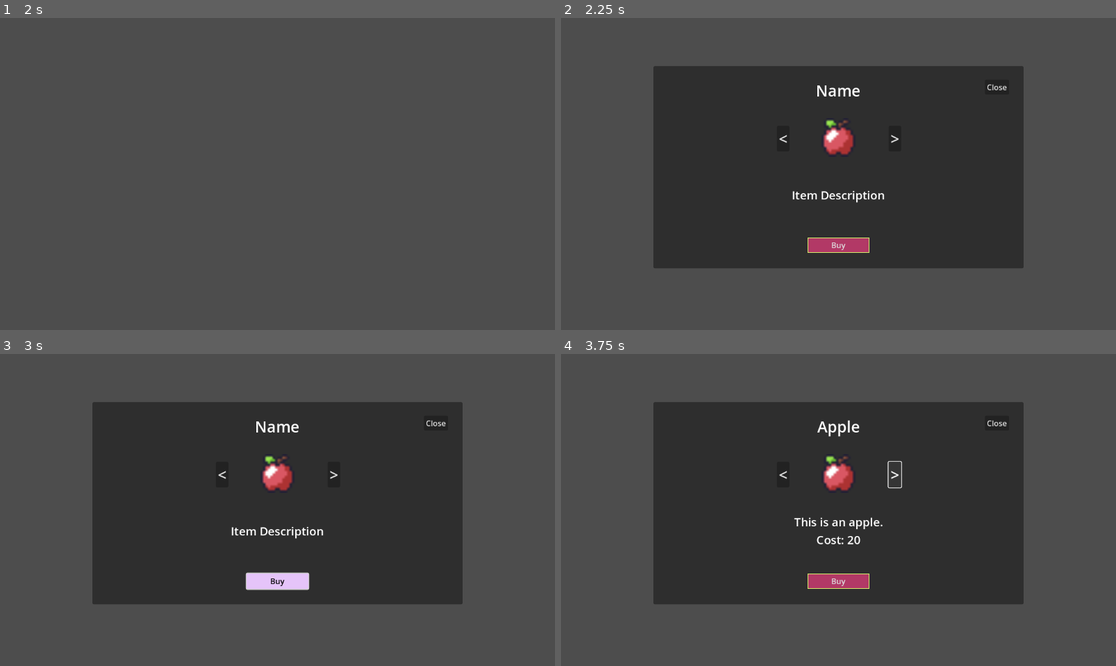
Above: before the commit, frames 1-4 (two rows, left to right).
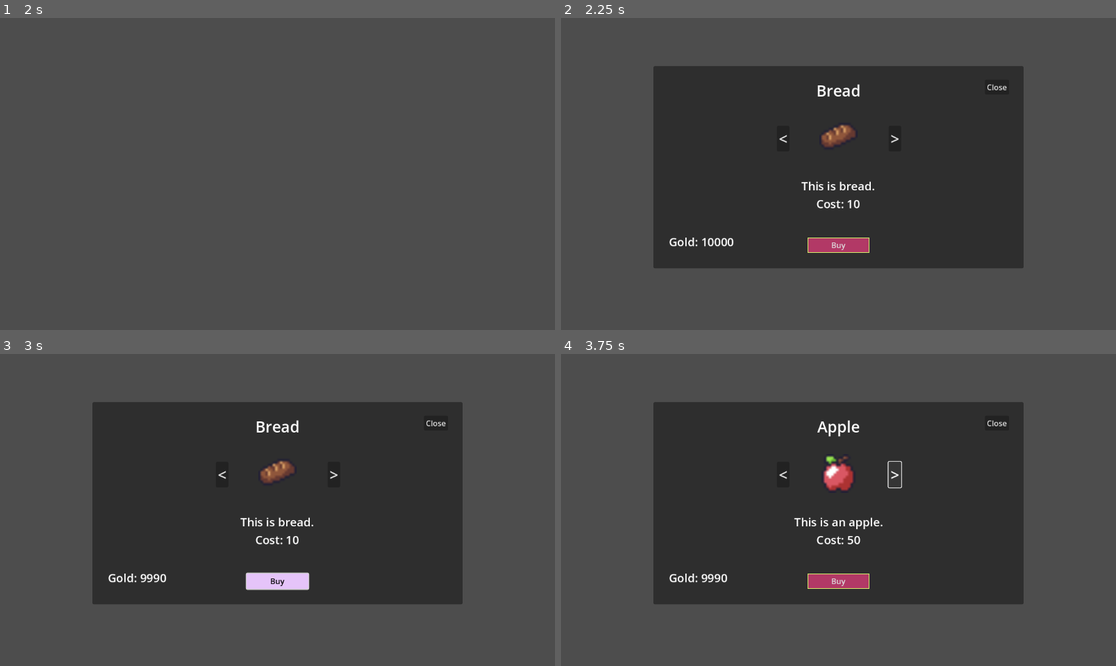
Above: after the commit, the same moments.

Repository: nsccs/bachelors-workshop-fall-2024
Game: Godot game, scene res://scenes/sewer_bedroom.tscn
Two runs of this game, one before a commit and one after it. Both use one fixed random seed, a clock stepped at 60 frames per second and the inputs below. This scene is started directly instead of the project's main scene.
Inputs (mouse positions are in pixels of both pictures, inside the frame that each line leads up to):
- Up to frame 1 (2 s): tap Enter at 0.5 s; move the mouse to (305, 174) at 0.52 s; hold W (move_forward) from 0.53 s (still down); tap E (interact) at 0.6 s; tap Space (jump) at 0.77, 1.52 s; move the mouse to (249, 174) at 1.27 s; tap Shift (sprint) at 1.35 s
- Up to frame 2 (2.25 s): keep holding W (move_forward); move the mouse to (849, 167) at 2.02 s; tap E (interact) at 2.1 s
- Up to frame 3 (3 s): release W (move_forward) at 2.75 s; click "Buy" at 2.75 s
- Up to frame 4 (3.75 s): click ">" at 3.5 s

Frame 1 is identical in both runs. In frame 2, 1.3% of the frame differs, in the area x 19-59%, y 21-74%; in frame 3, 1.3%; in frame 4, 0.2%.

Commit message:
Finished Shop. Inventory doesn't save between buys right now

Diff:
--- /dev/null
+++ b/bachelors-workshop-game/scenes/gold.gd
@@ -0,0 +1,11 @@
+extends Label
+
+
+# Called when the node enters the scene tree for the first time.
+func _ready() -> void:
+	pass # Replace with function body.
+
+
+# Called every frame. 'delta' is the elapsed time since the previous frame.
+func _process(delta: float) -> void:
+	text = "Gold: " + str(GlobalItems.gold)
--- a/bachelors-workshop-game/scenes/shop.gd
+++ b/bachelors-workshop-game/scenes/shop.gd
@@ -5,7 +5,10 @@
 
 # Called when the node enters the scene tree for the first time.
 func _ready() -> void:
-	pass # Replace with function body.
+	$Control/Name.text = GlobalItems.items[currentItem]["Name"]
+	$Control/Sprite2D.texture = GlobalItems.items[currentItem]["icon"]
+	$Control/Description.text = GlobalItems.items[currentItem]["Description"]
+	$Control/Description.text += "\nCost: " + str(GlobalItems.items[currentItem]["Cost"])
 
 
 # Called every frame. 'delta' is the elapsed time since the previous frame.
@@ -35,13 +38,17 @@
 
 func _on_buy_pressed() -> void:
 	var hasItem = false
-	for item in GlobalItems.inventory:
-		if GlobalItems.inventory[item]["Name"] == GlobalItems.items[currentItem]["Name"]:
-			GlobalItems.inventory[item]["Count"] += 1
-			hasItem = true;
-	if hasItem == false:
-		var tempDict = GlobalItems.items[currentItem]
-		tempDict["Count"] = 1;
-		GlobalItems.inventory[GlobalItems.inventory.size()] = tempDict
+	var item_cost = GlobalItems.items[currentItem]["Cost"]
+
+	if GlobalItems.gold >= GlobalItems.items[currentItem]["Cost"]:
+		for item in GlobalItems.inventory:
+			if GlobalItems.inventory[item]["Name"] == GlobalItems.items[currentItem]["Name"]:
+				GlobalItems.inventory[item]["Count"] += 1
+				hasItem = true;
+		if not hasItem:
+			var tempDict = GlobalItems.items[currentItem]
+			tempDict["Count"] = 1;
+			GlobalItems.inventory[GlobalItems.inventory.size()] = tempDict
+		GlobalItems.gold -= item_cost
 
 	print(GlobalItems.inventory)
--- a/bachelors-workshop-game/scenes/shop.tscn
+++ b/bachelors-workshop-game/scenes/shop.tscn
@@ -1,7 +1,8 @@
-[gd_scene load_steps=6 format=3 uid="uid://bwc55n76ow5e2"]
+[gd_scene load_steps=7 format=3 uid="uid://bwc55n76ow5e2"]
 
 [ext_resource type="Script" path="res://scenes/shop.gd" id="1_nvsuh"]
 [ext_resource type="Texture2D" uid="uid://csjo0xfxc0wx3" path="res://assets/sewer_bedroom/food/apple.png" id="2_3rcgb"]
+[ext_resource type="Script" path="res://scenes/gold.gd" id="3_qy8sk"]
 
 [sub_resource type="StyleBoxFlat" id="StyleBoxFlat_xe46w"]
 bg_color = Color(0.898039, 0.768627, 0.976471, 1)
@@ -109,6 +110,15 @@
 theme_override_styles/normal = SubResource("StyleBoxFlat_ogy0y")
 text = "Buy"
 
+[node name="gold" type="Label" parent="Control"]
+layout_mode = 0
+offset_left = 224.0
+offset_top = 448.0
+offset_right = 336.0
+offset_bottom = 487.0
+theme_override_font_sizes/font_size = 24
+script = ExtResource("3_qy8sk")
+
 [connection signal="pressed" from="Close" to="." method="_on_close_pressed"]
 [connection signal="pressed" from="Control/next" to="." method="_on_next_pressed"]
 [connection signal="pressed" from="Control/previous" to="." method="_on_previous_pressed"]
--- a/bachelors-workshop-game/scripts/global_items.gd
+++ b/bachelors-workshop-game/scripts/global_items.gd
@@ -14,35 +14,28 @@
 	1: {
 		"Name" : "Apple",
 		"Description" : "This is an apple.",
-		"Cost" : 20,
+		"Cost" : 50,
 		"icon" : preload("res://assets/sewer_bedroom/food/apple.png")
 	},
 	2: {
 		"Name" : "Soda",
 		"Description" : "This is soda.",
-		"Cost" : 30,
+		"Cost" : 100,
 		"icon" : preload("res://assets/sewer_bedroom/food/soda.png")
 	},
 	3: {
 		"Name" : "Pizza",
 		"Description" : "This is pizza.",
-		"Cost" : 50,
+		"Cost" : 500,
 		"icon" : preload("res://assets/sewer_bedroom/food/pizza.png")
 	},
 	4: {
 		"Name" : "Ice Cream",
 		"Description" : "This is ice cream.",
-		"Cost" : 100,
+		"Cost" : 1000,
 		"icon" : preload("res://assets/sewer_bedroom/food/icecream.png")
 	}
 }
 
 var inventory = {
-	0: {
-		"Name" : "Bread",
-		"Description" : "This is bread.",
-		"Cost" : 10,
-		"icon" : preload("res://assets/sewer_bedroom/food/bread.png"),
-		"Count" : 1
-	}
 }
